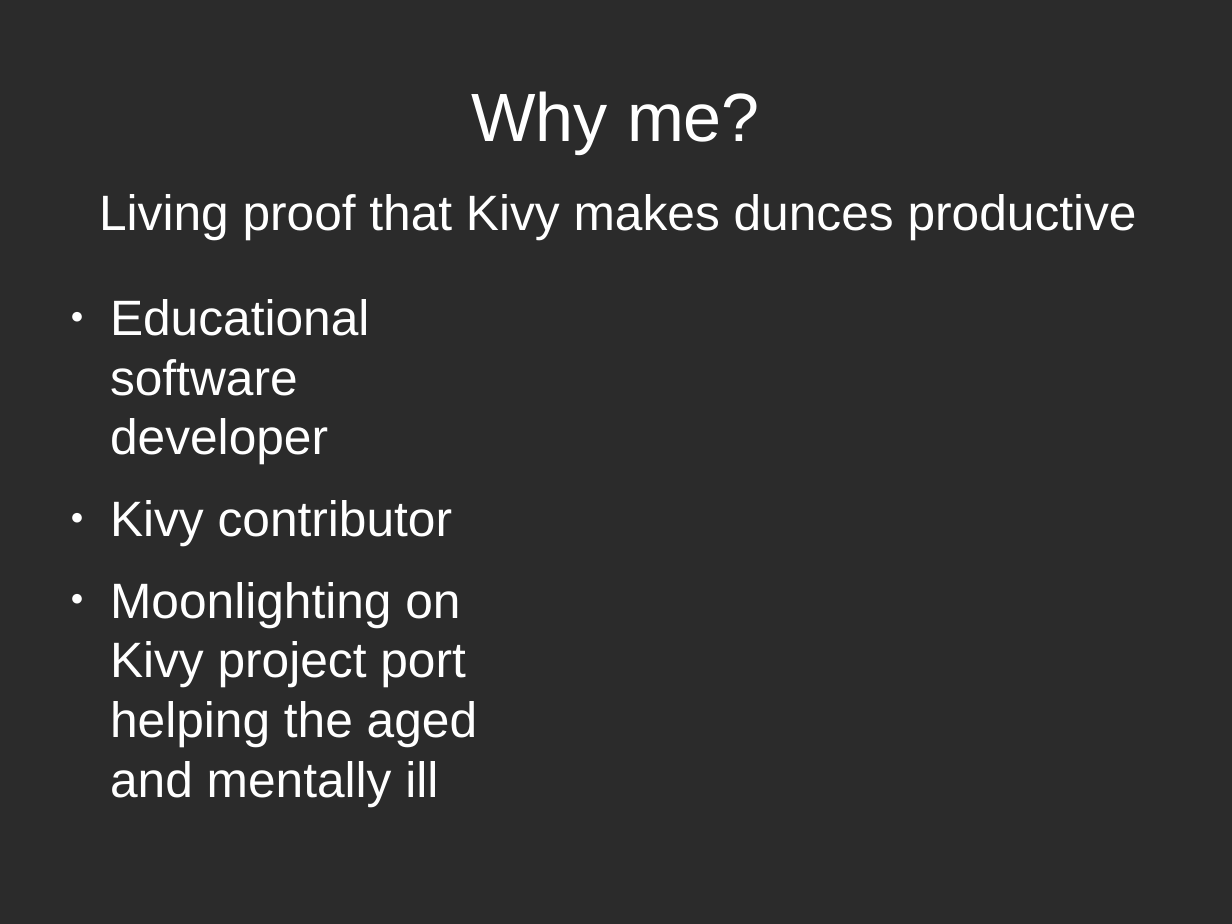
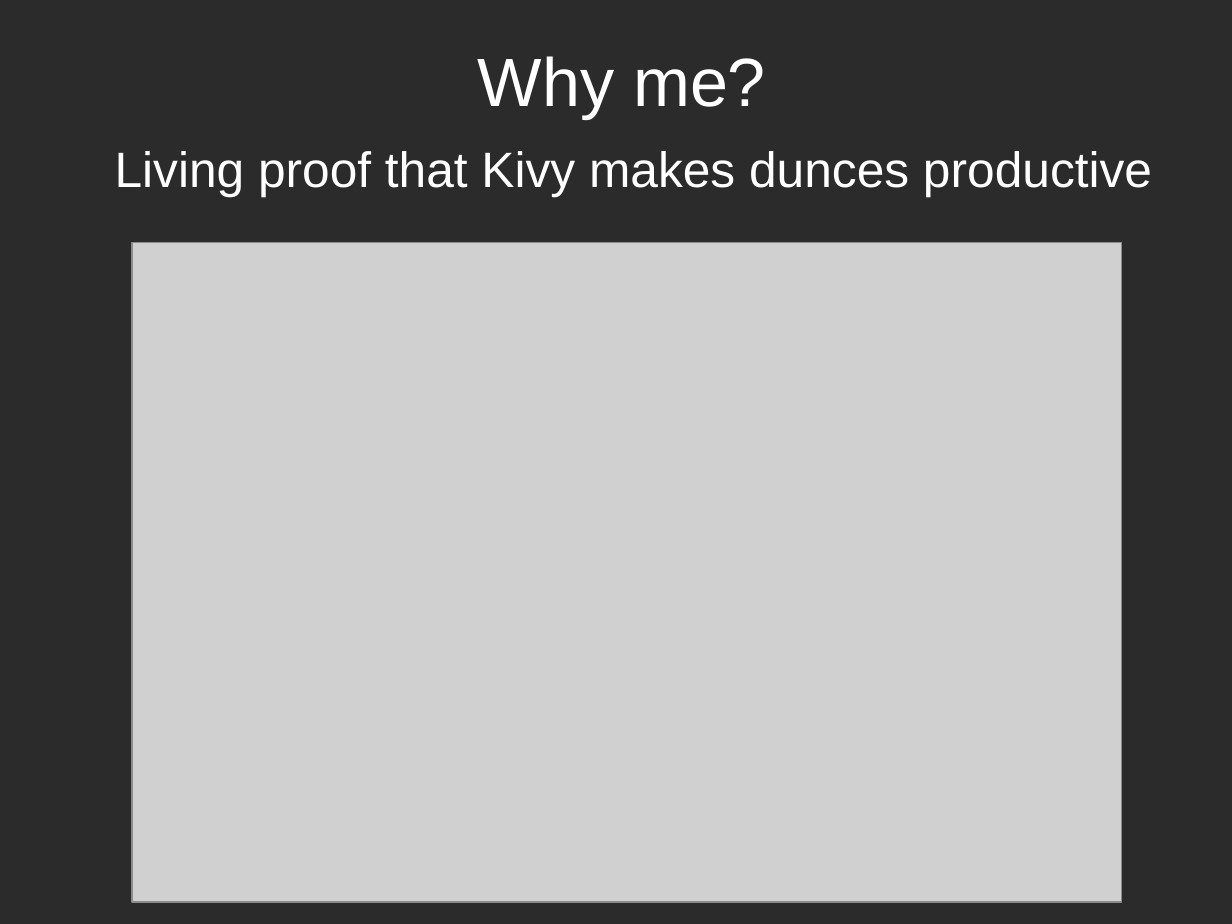
Before and after one commit to Zen-CODE/kivybits, a slide deck: slide 3 of PyCon/ZA 2015/PyCon.odp. Drawn at 1232x924 pixels with LibreOffice and Linux fonts; fonts in the diff are those of the drawing; grey boxes stand for pictures; background and template pictures are left out; a plain dark background stands for a picture behind light text. Boxes give left, top, right and bottom in pixels: in the first picture for what was removed or moved away, otherwise in the second. Text is boxed around its words. In the diff, an @@ line names an element or a change of style, - is before the commit and + after.

Commit message:
Added changes

```diff
--- a/PyCon/ZA 2015/PyCon.odp
+++ b/PyCon/ZA 2015/PyCon.odp
@@ title "Why me?": place and size @@
-title "Why me?" at (472,91,760,153)
+title "Why me?" at (478,56,766,118)
@@ text "Living proof that Kivy makes ...": place and size @@
-text "Living proof that Kivy makes ..." at (99,194,1137,240)
+text "Living proof that Kivy makes ..." at (115,151,1152,196)
@@ picture added at (132,243,1122,902) @@
@@ text removed at (110,299,477,806) @@
-● Educational software developer
-● Kivy contributor
-● Moonlighting on Kivy project port helping the aged and mentally ill
```
Also in this commit, not shown: 1 other slide changed, 1 slide added.
